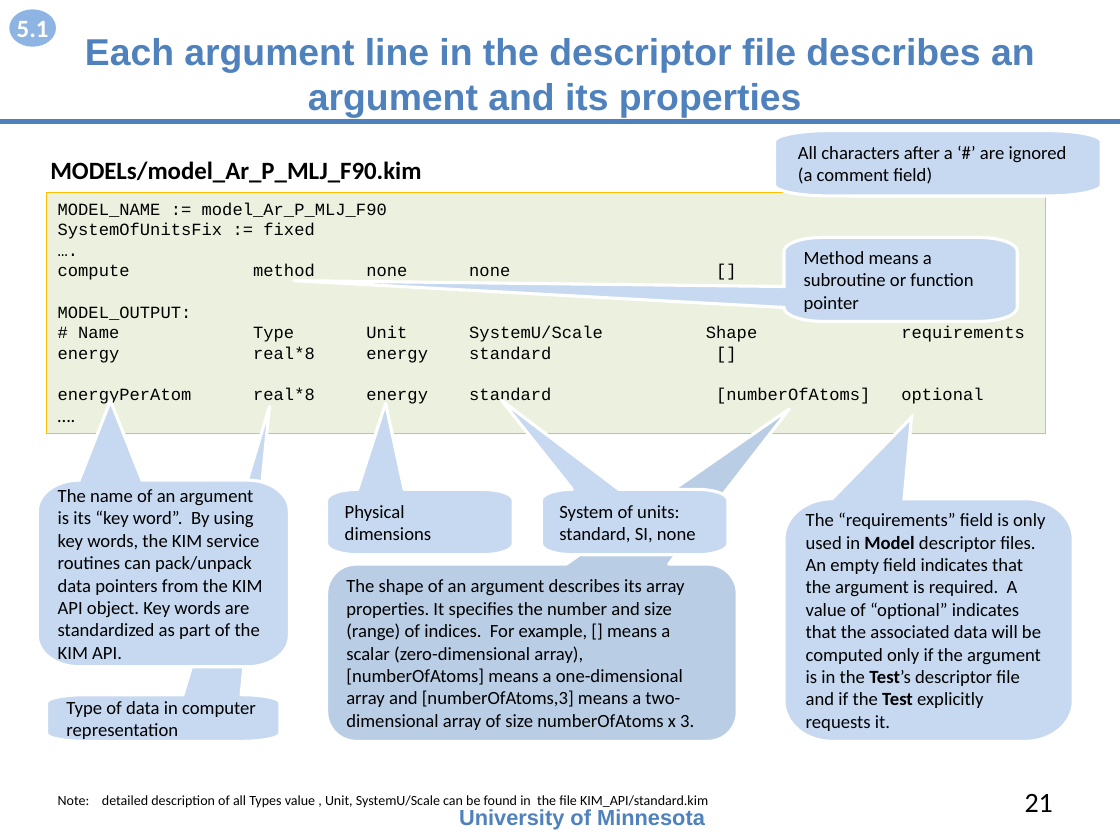
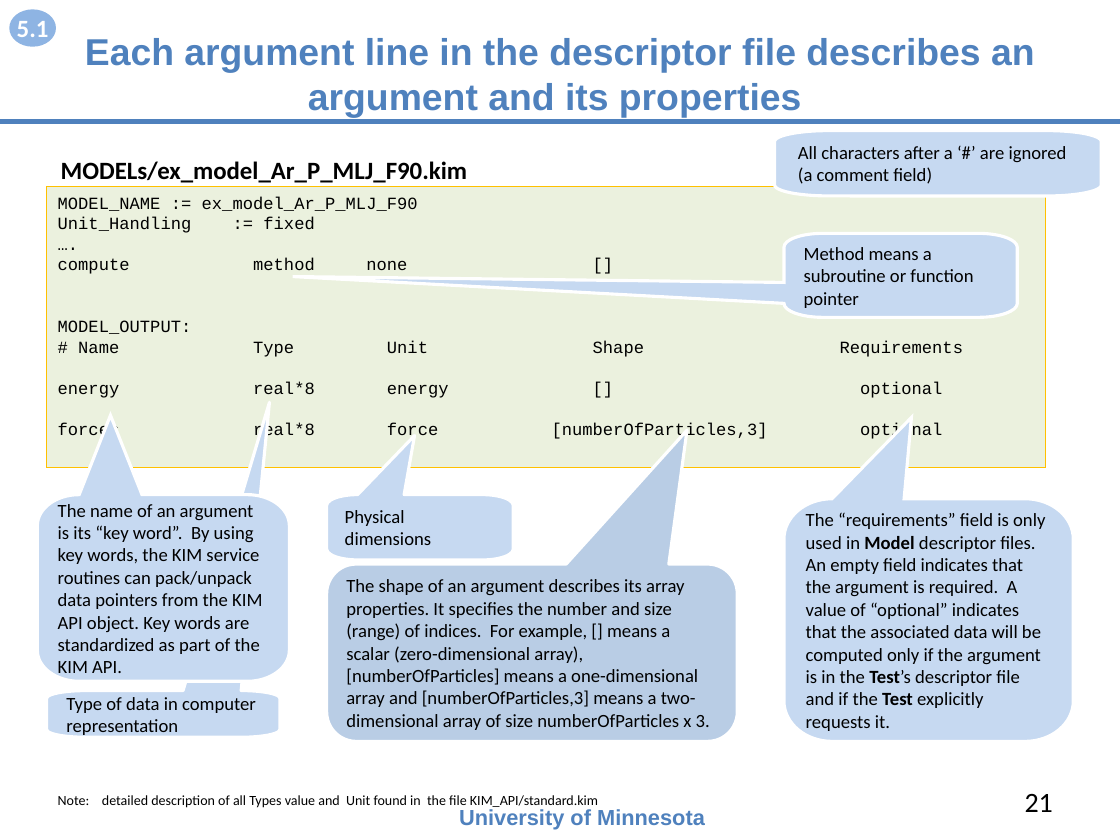
Before and after one commit to openkim/kim-api, a slide deck: slide 21 of DOCs/openkim-api-introduction.pptx. Drawn at 1120x840 pixels with LibreOffice and Linux fonts; fonts in the diff are those of the drawing. Boxes give left, top, right and bottom in pixels: in the first picture for what was removed or moved away, otherwise in the second. Text is boxed around its words. In the diff, an @@ line names an element or a change of style, - is before the commit and + after.

```diff
--- a/DOCs/openkim-api-introduction.pptx
+++ b/DOCs/openkim-api-introduction.pptx
@@ text at [61,161,467,183]: text changed @@
-MODELs/model_Ar_P_MLJ_F90.kim
+MODELs/ex_model_Ar_P_MLJ_F90.kim
@@ rectangle "MODEL_NAME := ex_model_Ar_P_MLJ_F90": place and size @@
-rectangle "MODEL_NAME := ex_model_Ar_P_MLJ_F90" at [47,193,1046,433]
+rectangle "MODEL_NAME := ex_model_Ar_P_MLJ_F90" at [47,187,1046,468]
@@ text in rectangle at [58,196,418,233]: text changed @@
-MODEL_NAME := model_Ar_P_MLJ_F90
-SystemOfUnitsFix := fixed
+MODEL_NAME := ex_model_Ar_P_MLJ_F90
+Unit_Handling := fixed
@@ freeform shape "Method means a subroutine or ...": place and size @@
-freeform shape "Method means a subroutine or ..." at [784,237,1017,321]
+freeform shape "Method means a subroutine or ..." at [784,233,1017,317]
@@ text in rectangle at [58,258,407,274]: text changed @@
-compute method none none []
+compute method none []
@@ text in rectangle at [58,340,942,440]: text changed @@
-# Name Type Unit SystemU/Scale Shape requirements
-energy real*8 energy standard []
-energyPerAtom real*8 energy standard [numberOfAtoms] optional
-….
+# Name Type Unit Shape Requirements
+energy real*8 energy [] optional
+forces real*8 force [numberOfParticles,3] optional
@@ freeform shape "The name of an argument ...": place and size @@
-freeform shape "The name of an argument ..." at [37,480,289,668]
+freeform shape "The name of an argument ..." at [37,495,289,682]
@@ freeform shape "Physical dimensions": place and size @@
-freeform shape "Physical dimensions" at [327,489,514,554]
+freeform shape "Physical dimensions" at [327,495,514,560]
@@ freeform shape removed at [541,489,728,554] @@
-System of units: standard, SI, none
@@ rounded speech box "The shape of an argument ..." at [327,564,738,741]: proportions changed @@
@@ text in rounded speech box at [346,579,710,730]: text changed @@
-The shape of an argument describes its array properties. It specifies the number and size (range) of indices. For example, [] means a scalar (zero-dimensional array), [numberOfAtoms] means a one-dimensional array and [numberOfAtoms,3] means a two-dimensional array of size numberOfAtoms x 3.
+The shape of an argument describes its array properties. It specifies the number and size (range) of indices. For example, [] means a scalar (zero-dimensional array), [numberOfParticles] means a one-dimensional array and [numberOfParticles,3] means a two-dimensional array of size numberOfParticles x 3.
@@ freeform shape "Type of data in computer ..." at [47,691,280,738]: outline redrawn @@
@@ text at [58,795,598,808]: text changed @@
-Note: detailed description of all Types value , Unit, SystemU/Scale can be found in the file KIM_API/standard.kim
+Note: detailed description of all Types value and Unit found in the file KIM_API/standard.kim
```
Also in this commit, not shown: 20 other slides changed, 2 slides added, 2 slides removed, 1 other file.
